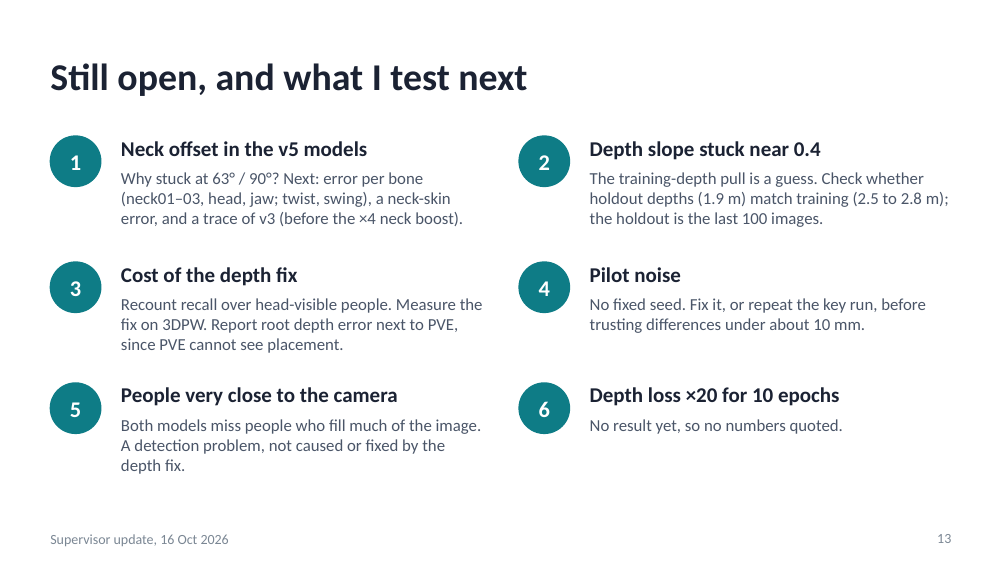
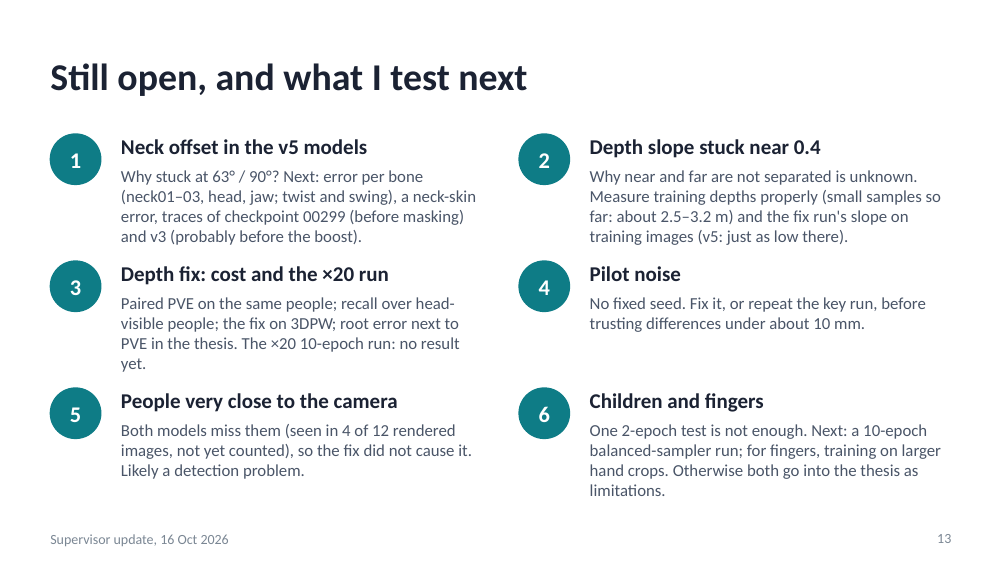
Before and after one commit to saadnajib/Multi-Person-Whole-Body-Human-Mesh-Recovery-in-a-Single-Shot-with-Annyone-dataset-and-3dpw-dataset, a slide deck: slide 13 of docs/supervisor_update_2026-10-16.pptx. Drawn at 1008x567 pixels with LibreOffice and Linux fonts; fonts in the diff are those of the drawing. Boxes give left, top, right and bottom in pixels: in the first picture for what was removed or moved away, otherwise in the second. Text is boxed around its words. In the diff, an @@ line names an element or a change of style, - is before the commit and + after.

```diff
--- a/docs/supervisor_update_2026-10-16.pptx
+++ b/docs/supervisor_update_2026-10-16.pptx
@@ text at (121,170,476,245): text changed @@
-Why stuck at 63° / 90°? Next: error per bone (neck01–03, head, jaw; twist, swing), a neck-skin error, and a trace of v3 (before the ×4 neck boost).
+Why stuck at 63° / 90°? Next: error per bone (neck01–03, head, jaw; twist and swing), a neck-skin error, traces of checkpoint 00299 (before masking) and v3 (probably before the boost).
@@ text at (590,170,941,245): text changed @@
-The training-depth pull is a guess. Check whether holdout depths (1.9 m) match training (2.5 to 2.8 m); the holdout is the last 100 images.
+Why near and far are not separated is unknown. Measure training depths properly (small samples so far: about 2.5–3.2 m) and the fix run's slope on training images (v5: just as low there).
@@ text at (121,266,389,285): text changed @@
-Cost of the depth fix
+Depth fix: cost and the ×20 run
@@ text at (121,297,460,372): text changed @@
-Recount recall over head-visible people. Measure the fix on 3DPW. Report root depth error next to PVE, since PVE cannot see placement.
+Paired PVE on the same people; recall over head-visible people; the fix on 3DPW; root error next to PVE in the thesis. The ×20 10-epoch run: no result yet.
@@ 3 texts, 2 ellipses: place and size @@
-3 texts, 2 ellipses at (50,383,570,433)
+3 texts, 2 ellipses at (50,388,570,438)
@@ text at (590,393,764,412): text changed @@
-Depth loss ×20 for 10 epochs
+Children and fingers
@@ text at (121,424,472,479): text changed @@
-Both models miss people who fill much of the image. A detection problem, not caused or fixed by the depth fix.
+Both models miss them (seen in 4 of 12 rendered images, not yet counted), so the fix did not cause it. Likely a detection problem.
@@ text at (590,424,941,496): text changed @@
-No result yet, so no numbers quoted.
+One 2-epoch test is not enough. Next: a 10-epoch balanced-sampler run; for fingers, training on larger hand crops. Otherwise both go into the thesis as limitations.
```
Also in this commit, not shown: 12 other slides changed, 1 other file.
